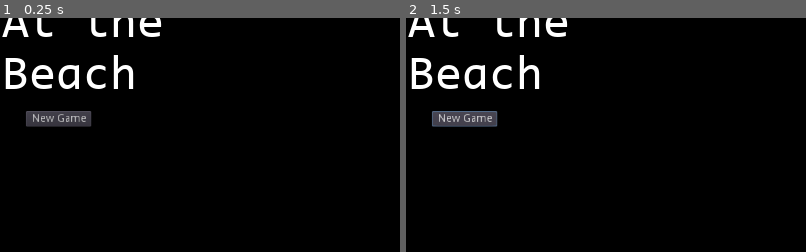
Above: before the commit, frames 1-2 (left to right).
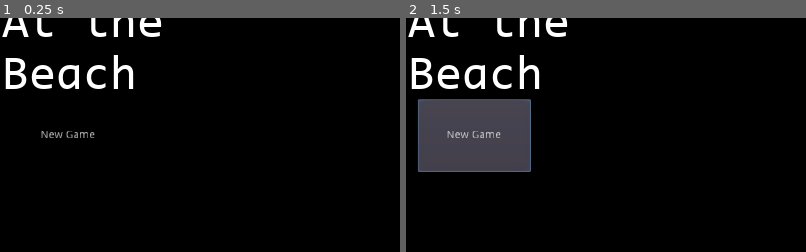
Above: after the commit, the same moments.

Repository: juppery/the-game-of-the-beach
Game: Godot game, scene res://Control.tscn
The game is run twice, just before and just after one commit, with the same random seed, the same clock (stepped at 60 frames per second) and the same inputs. The project has no main scene, so this scene is started directly.
Inputs:
- Up to frame 1 (0.25 s): no input
- Up to frame 2 (1.5 s): click "New Game" at 0.5 s; click "New Game" at 1.25 s
The pictures show only the part of the screen within x 0-50%, y 28-77%; the shares and areas given below are measured in that part.

The runs differ from the first frame. In frame 1, 1.3% of the frame differs, in the area x 6-24%, y 39-52%; in frame 2, 8.0%, in the area x 3-32%, y 34-66%.

Commit message:
Bongus

Diff:
--- a/Control.tscn
+++ b/Control.tscn
@@ -6,9 +6,10 @@
 size = 63
 font_data = ExtResource( 1 )
 
+[sub_resource type="StyleBoxEmpty" id=3]
+
 [sub_resource type="Theme" id=2]
-
-[sub_resource type="ImageTexture" id=3]
+Button/styles/normal = SubResource( 3 )
 
 [node name="Control" type="Control"]
 anchor_right = 1.0
@@ -37,10 +38,9 @@
 Beach"
 
 [node name="Button" type="Button" parent="."]
-margin_left = 36.0
-margin_top = 285.0
-margin_right = 120.0
-margin_bottom = 305.0
+margin_left = 18.0
+margin_top = 270.0
+margin_right = 163.0
+margin_bottom = 363.0
 theme = SubResource( 2 )
 text = "New Game"
-icon = SubResource( 3 )
